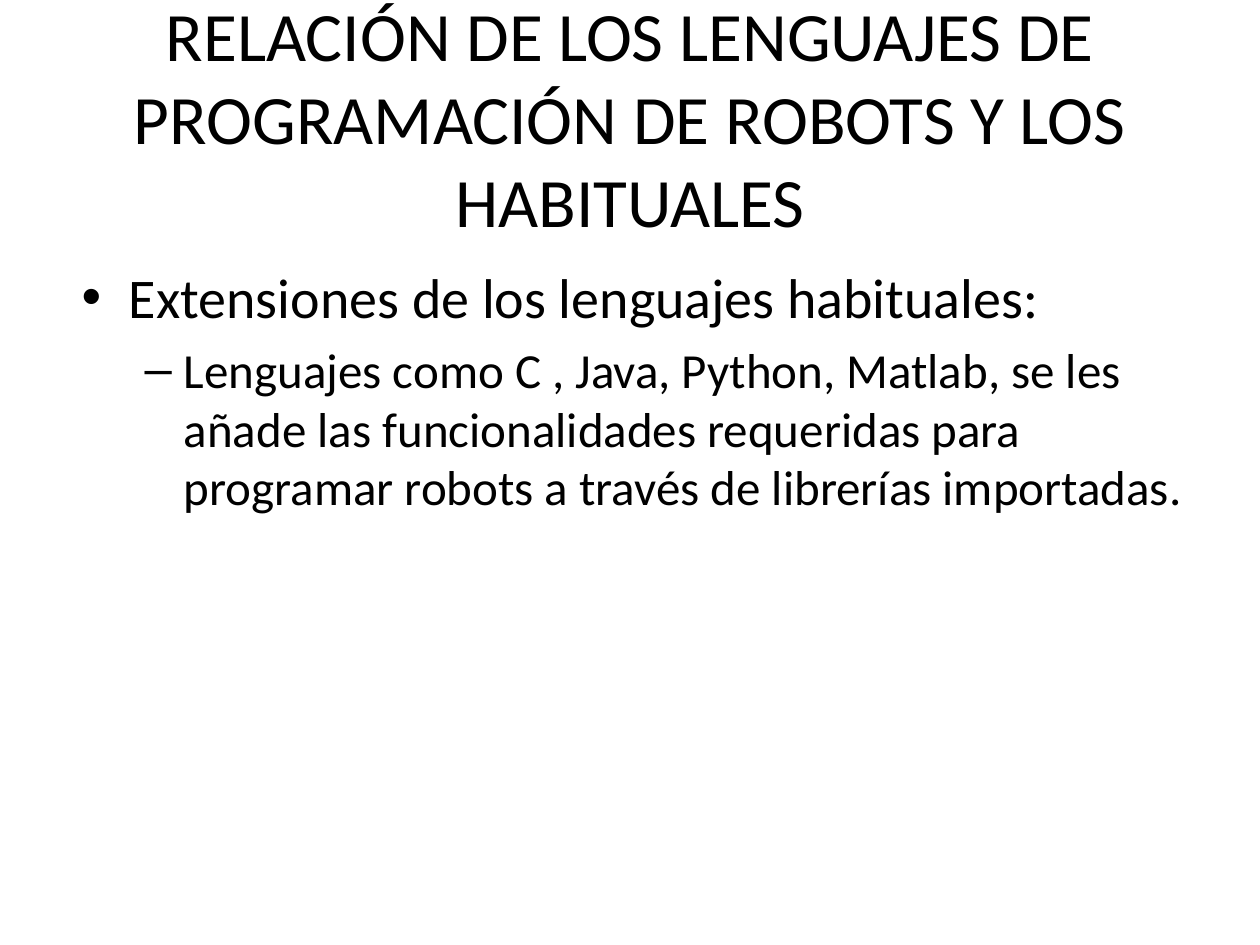
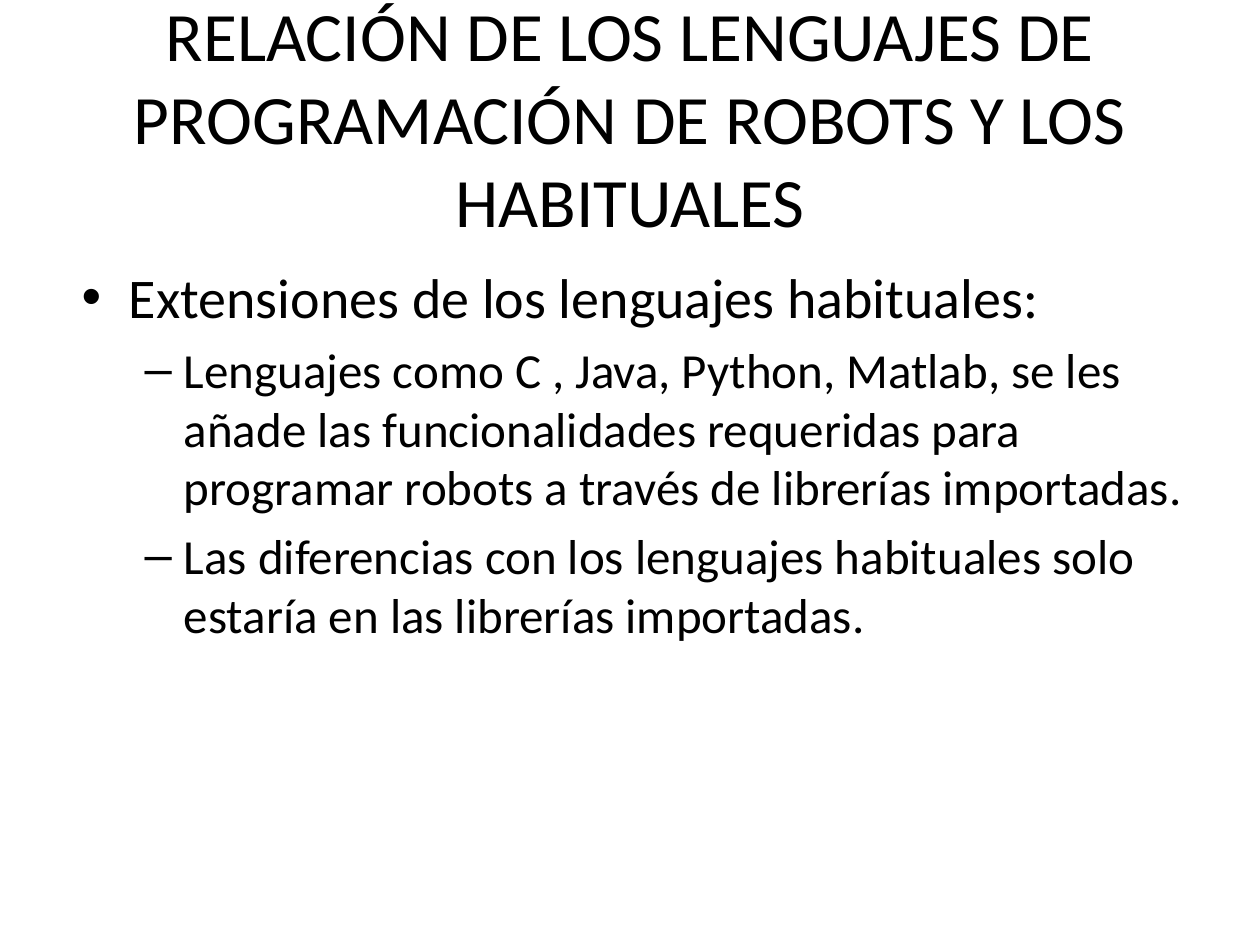
Before and after one commit to yerimattilatvala/DLP, a slide deck: slide 12 of P2/Presentacion.pptx. Drawn at 1260x945 pixels with LibreOffice and Linux fonts; fonts in the diff are those of the drawing. Boxes give left, top, right and bottom in pixels: in the first picture for what was removed or moved away, otherwise in the second. Text is boxed around its words. In the diff, an @@ line names an element or a change of style, - is before the commit and + after.

```diff
--- a/P2/Presentacion.pptx
+++ b/P2/Presentacion.pptx
@@ text at (x1=184, y1=540, x2=1134, y2=641): paragraph added @@
+  – Las diferencias con los lenguajes habituales solo estaría en las librerías importadas.
```
Also in this commit, not shown: 7 other slides changed, 3 other files.
